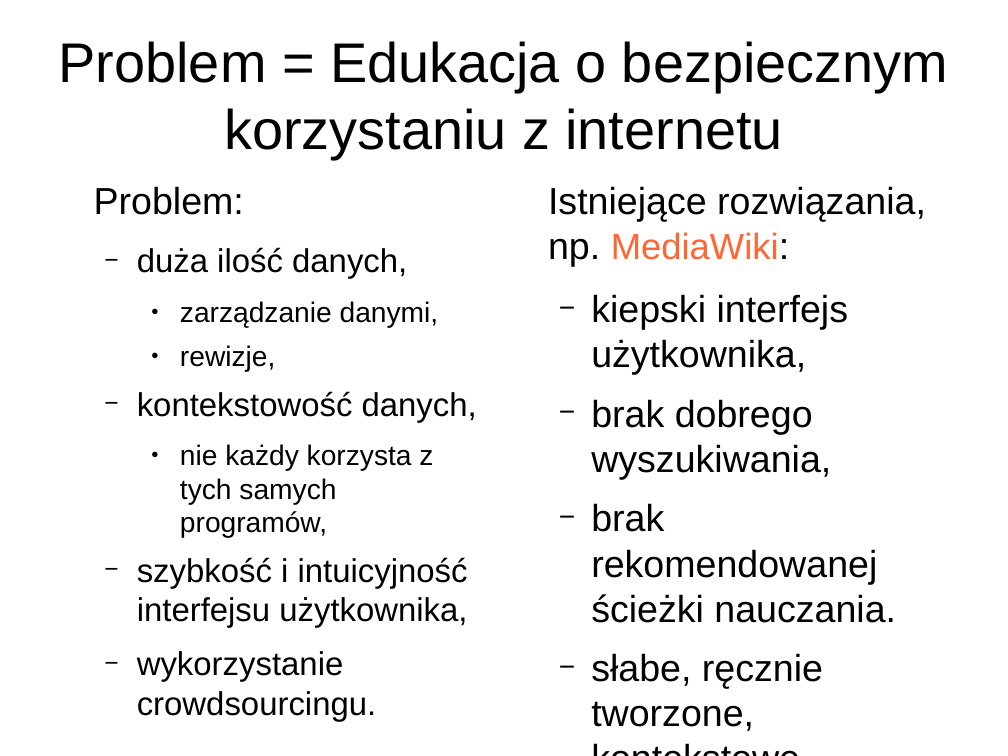
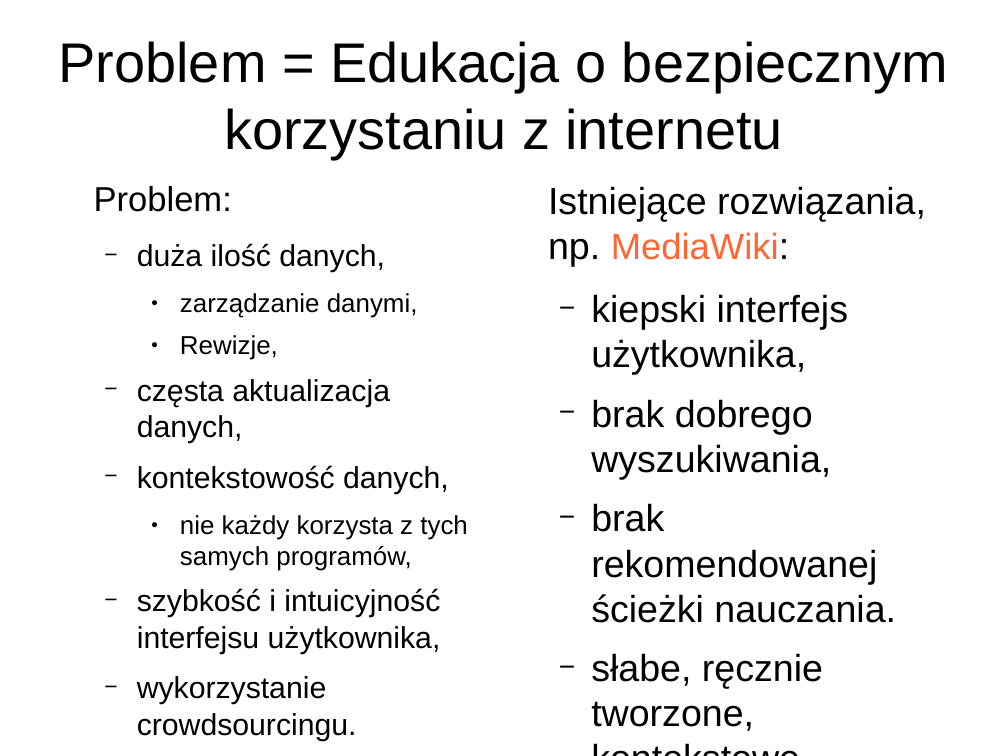
Before and after one commit to jglodek/wiki-expert, a slide deck: slide 3 of SDM2.odp. Drawn at 1008x756 pixels with LibreOffice and Linux fonts; fonts in the diff are those of the drawing. Boxes give left, top, right and bottom in pixels: in the first picture for what was removed or moved away, otherwise in the second. Text is boxed around its words. In the diff, an @@ line names an element or a change of style, - is before the commit and + after.

```diff
--- a/SDM2.odp
+++ b/SDM2.odp
@@ text at bbox=[94, 186, 468, 741]: size 29.6 to 27.2 pt in "Problem:"; size 25.9 to 23.8 pt in "duża ilość danych,", "kontekstowość danych,", "szybkość i intuicyjność interfejsu użytkownika,", "wykorzystanie crowdsourcingu."; size 22.2 to 20.4 pt in "zarządzanie danymi,", "nie każdy korzysta z tych samych programów," @@
@@ text at bbox=[137, 335, 390, 443]: text changed; size 22.2 to 23.8 pt @@
-    ● rewizje,
+    ● Rewizje,
+  − częsta aktualizacja danych,
```
Also in this commit, not shown: 6 other slides changed, 14 slides added, 2 slides removed, 2 other files.
